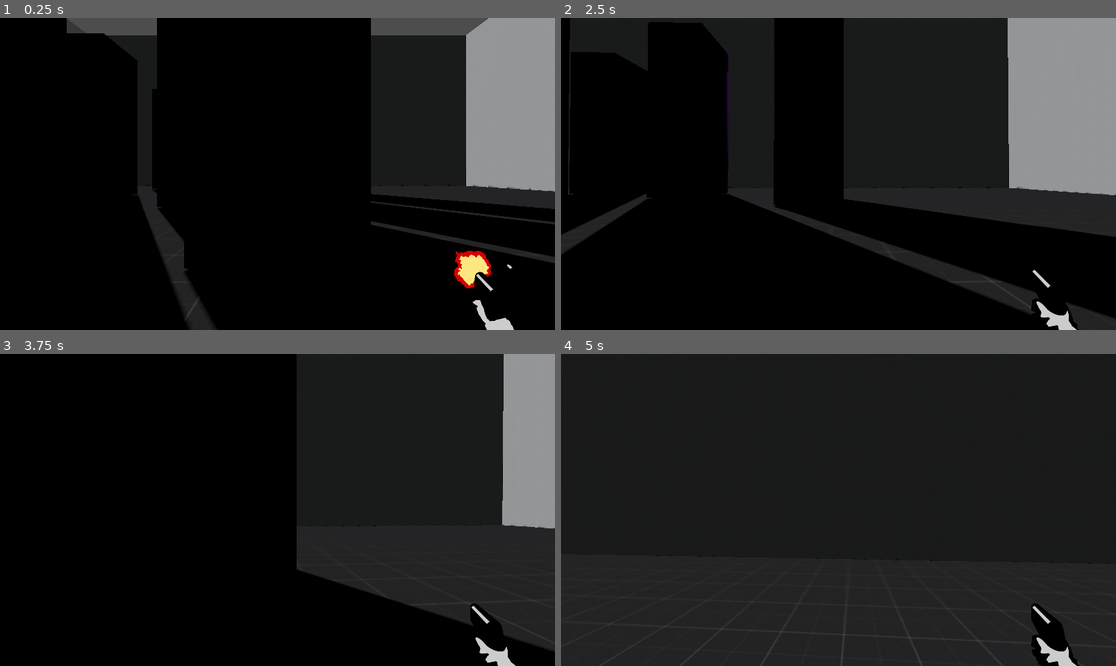
Above: before the commit, frames 1-4 (two rows, left to right).
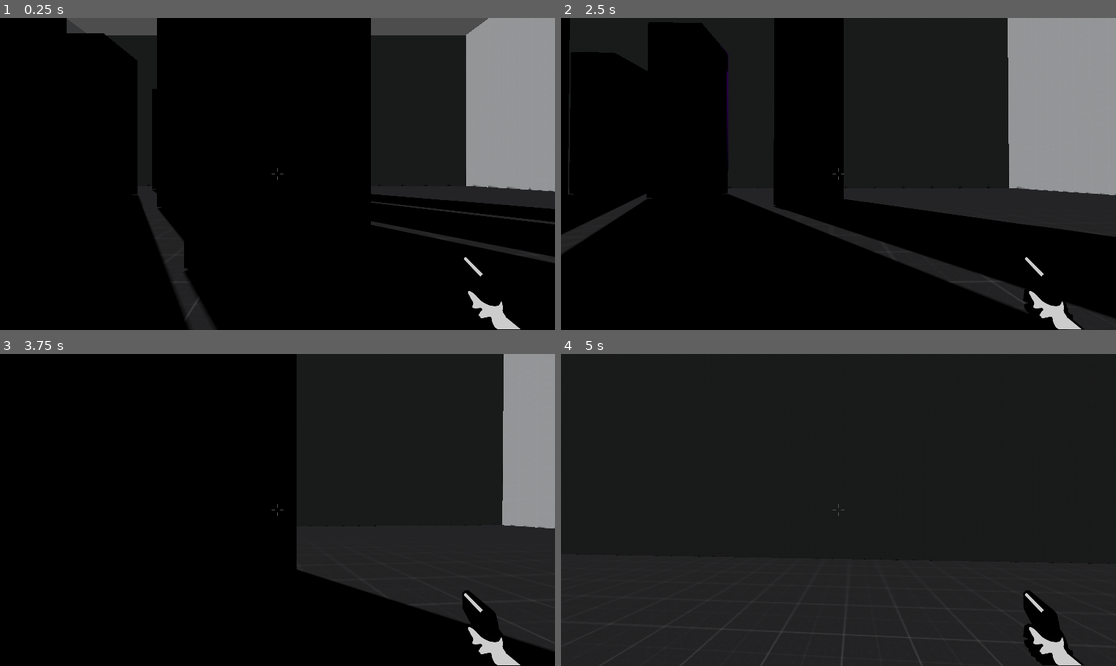
Above: after the commit, the same moments.

Repository: anirudhvsp/sourceFps
Game: Godot game, scene res://Scenes/world.tscn
The game is run twice, just before and just after one commit, with the same random seed, the same clock (stepped at 60 frames per second) and the same inputs.
Inputs (mouse positions are in pixels of both pictures, inside the frame that each line leads up to):
- Up to frame 1 (0.25 s): no input
- Up to frame 2 (2.5 s): move the mouse to (866, 174) at 0.52 s; press the mouse at (866, 174) at 0.53 s; hold W (forward) from 0.53 s (still down); tap Space (jump) at 0.77, 1.52 s; tap Enter at 1.25 s; move the mouse to (810, 174) at 1.27 s; release the mouse at (810, 174) at 1.28 s; right-click (810, 174) at 1.35 s; move the mouse to (849, 167) at 2.02 s; hold Shift (walk) from 2.03 s (still down)
- Up to frame 3 (3.75 s): keep holding W (forward); move the mouse to (271, 516) at 2.77 s; release Shift (walk) at 2.78 s; click (271, 516) at 2.85 s; tap Space (jump) at 3.02 s; move the mouse to (316, 513) at 3.52 s; right-click (316, 513) at 3.6 s
- Up to frame 4 (5 s): keep holding W (forward); tap Space (jump) at 3.77, 4.52 s; move the mouse to (794, 506) at 4.27 s; tap Shift (walk) at 4.35 s

The runs differ from the first frame. In frame 1, 0.9% of the frame differs, in the area x 48-94%, y 48-100%; in frame 2, 0.5%; in frame 3, 0.6%; in frame 4, 0.7%.

Commit message:
fixed sprite centering issue

Diff:
--- a/Scenes/player.tscn
+++ b/Scenes/player.tscn
@@ -1,7 +1,10 @@
-[gd_scene load_steps=10 format=3 uid="uid://wjka3qnx3jcx"]
+[gd_scene load_steps=13 format=3 uid="uid://wjka3qnx3jcx"]
 
 [ext_resource type="Script" path="res://scripts/Player.gd" id="1_cyqgd"]
 [ext_resource type="Texture2D" uid="uid://diak0d2wdcysx" path="res://Assets/gun_sprites.png" id="2_p3aon"]
+[ext_resource type="Script" path="res://scripts/AnimatedSprite2D.gd" id="3_1aqq3"]
+[ext_resource type="Texture2D" uid="uid://bqkj74nhbwe3h" path="res://Assets/transparent-crosshair-png-11.png" id="4_214jk"]
+[ext_resource type="Script" path="res://scripts/crosshair.gd" id="5_aa032"]
 
 [sub_resource type="CapsuleShape3D" id="CapsuleShape3D_wvnth"]
 radius = 0.35
@@ -77,10 +80,15 @@
 [node name="GunAnchor" type="Node3D" parent="Head"]
 transform = Transform3D(1, 0, 0, 0, 1, 0, 0, 0, 1, 0.16, -0.08, -0.177)
 
-[node name="Node2D" type="Node2D" parent="."]
+[node name="Node2D" type="Node2D" parent="Head/GunAnchor"]
 
-[node name="AnimatedSprite2D" type="AnimatedSprite2D" parent="Node2D"]
-position = Vector2(1034, 543)
-scale = Vector2(0.464844, 0.464844)
+[node name="AnimatedSprite2D" type="AnimatedSprite2D" parent="Head/GunAnchor/Node2D"]
+scale = Vector2(0.5, 0.5)
 sprite_frames = SubResource("SpriteFrames_5x8gi")
-animation = &"shoot"
+script = ExtResource("3_1aqq3")
+
+[node name="Transparent-crosshair-png-11" type="Sprite2D" parent="Head/GunAnchor/Node2D"]
+position = Vector2(526, 276)
+scale = Vector2(0.03, 0.03)
+texture = ExtResource("4_214jk")
+script = ExtResource("5_aa032")
--- a/project.godot
+++ b/project.godot
@@ -58,7 +58,3 @@
 "events": [Object(InputEventMouseButton,"resource_local_to_scene":false,"resource_name":"","device":-1,"window_id":0,"a …(253 unchanged characters)…
 ]
 }
-
-[rendering]
-
-renderer/rendering_method="gl_compatibility"
--- /dev/null
+++ b/scripts/AnimatedSprite2D.gd
@@ -0,0 +1,17 @@
+extends AnimatedSprite2D
+
+# Called when the node enters the scene tree for the first time.
+func _ready():
+	# Get the window size
+	var window_size = get_viewport_rect().size
+
+	# Get the size of the HUD sprite (frame_size for AnimatedSprite2D)
+	var hud_size = Vector2(260,260)
+
+	# Set the initial position of the HUD sprite to the corner of the window
+	position.x = window_size.x - hud_size.x / 2
+	position.y = window_size.y - hud_size.y / 2
+
+# Called every frame. 'delta' is the elapsed time since the previous frame.
+func _process(delta):
+	pass
--- /dev/null
+++ b/scripts/Marker2D.gd
@@ -0,0 +1,14 @@
+extends Marker2D
+
+# Called when the node enters the scene tree for the first time.
+func _ready():
+	# Get the window size
+	var window_size = get_viewport_rect().size
+
+	# Set the initial position of the HUD sprite to the corner of the window
+	position.x = window_size.x/2
+	position.y = window_size.y/2
+
+# Called every frame. 'delta' is the elapsed time since the previous frame.
+func _process(delta):
+	pass
--- a/scripts/Player.gd
+++ b/scripts/Player.gd
@@ -8,7 +8,8 @@
 const STOP_SPEED = 1.5
 const JUMP_IMPULSE = sqrt(2 * GRAVITY * 0.85)
 const PLAYER_WALKING_MULTIPLIER = 0.666
-@onready var animated_sprite_2d = $Node2D/AnimatedSprite2D
+@onready var animated_sprite_2d = $Head/GunAnchor/Node2D/AnimatedSprite2D
+
 @onready var omni_light_3d = $Head/OmniLight3D
 var bullet_scene = preload("res://Scenes/bullet.tscn")  # Update the path to your bullet scene
 var hitMarker = preload("res://Scenes/hit_marker.tscn")
--- /dev/null
+++ b/scripts/crosshair.gd
@@ -0,0 +1,15 @@
+extends Sprite2D
+
+
+# Called when the node enters the scene tree for the first time.
+func _ready():
+	# Get the window size
+	var window_size = get_viewport_rect().size
+
+	# Set the initial position of the HUD sprite to the corner of the window
+	position.x = window_size.x/2
+	position.y = window_size.y/2
+
+# Called every frame. 'delta' is the elapsed time since the previous frame.
+func _process(delta):
+	pass
Binary file added: Assets/transparent-crosshair-png-11.png
Not shown, added: Assets/transparent-crosshair-png-11.png.import
Not shown, added: builds/web/build2.apple-touch-icon.png.import
Not shown, added: builds/web/build2.icon.png.import
Not shown, added: builds/web/build2.png.import
Not shown, added: builds/web/build3.apple-touch-icon.png.import
Not shown, added: builds/web/build3.icon.png.import
Not shown, added: builds/web/build3.png.import
Not shown, changed: export_presets.cfg
Not shown, added: builds/web/build3.apple-touch-icon.png
Not shown, added: builds/web/build3.audio.worklet.js
Not shown, added: builds/web/build3.html
(and 15 more such lines)
